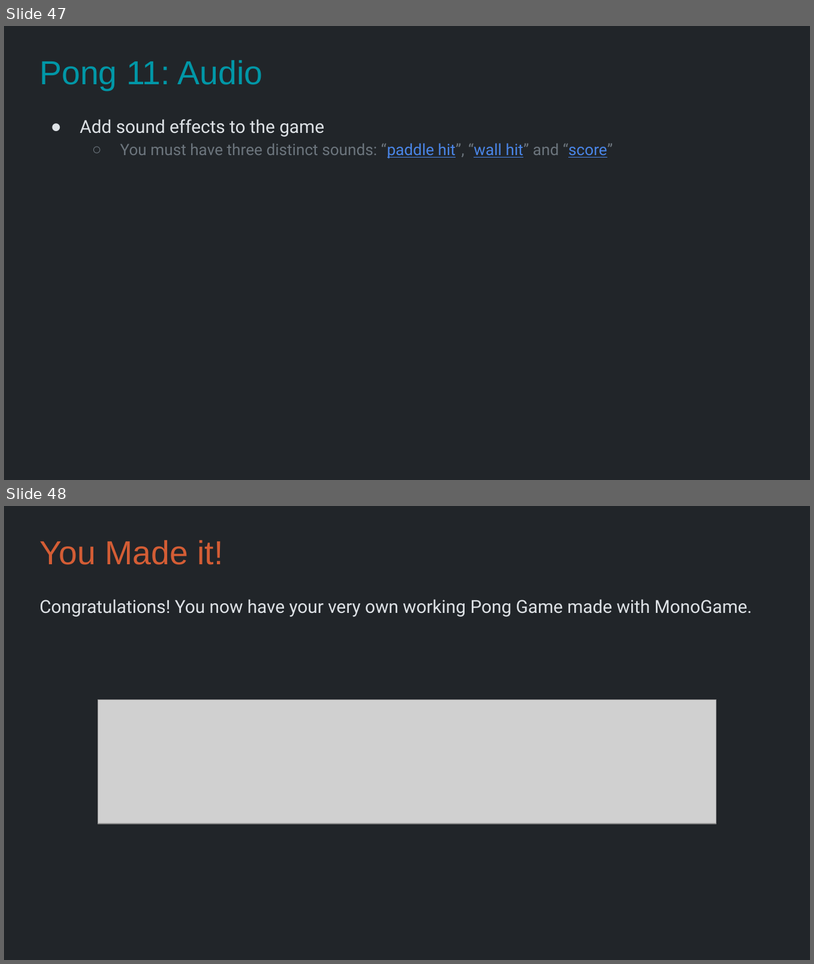
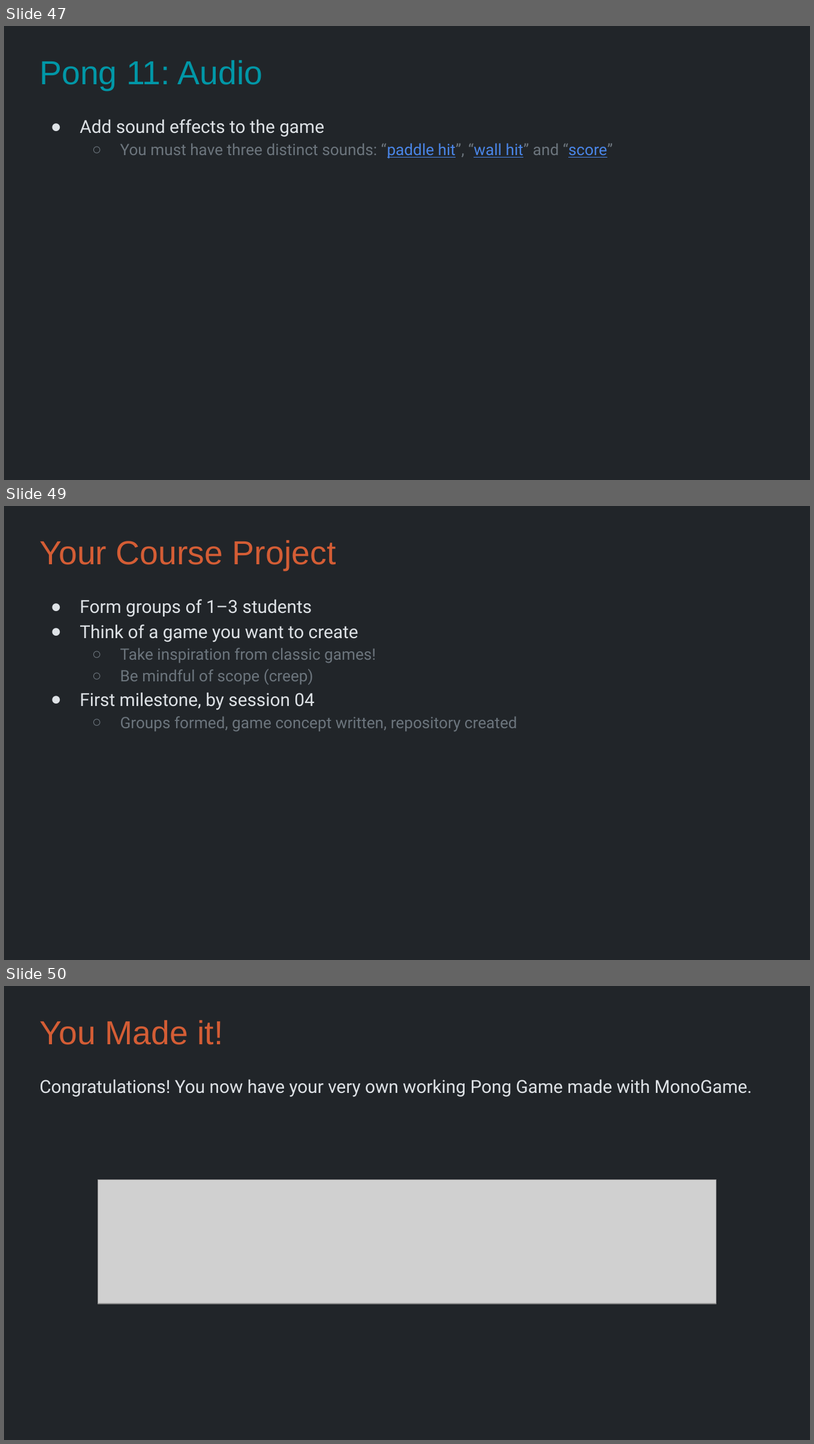
Before and after one commit to Metamate/gar, a slide deck: slides/01 Pong.pptx. Shown one above the other, each under a label of ours: slides 47 and 48 before the commit, slides 47, 49 and 50 after it; the slides between them are not shown. The pictures are 814x964 and 814x1444 pixels, drawn with LibreOffice and Linux fonts; fonts in the diff are those of the drawing; grey boxes stand for pictures. Boxes give left, top, right and bottom in pixels: in the first picture for what was removed or moved away, otherwise in the second. Text is boxed around its words. In the diff, an @@ line names an element or a change of style, - is before the commit and + after.

```diff
--- a/slides/01 Pong.pptx
+++ b/slides/01 Pong.pptx
@@ slide 49 added at box(4, 506, 810, 960), background #212529 @@
@@ title added at box(39, 540, 336, 570), 29.7 pt, text #D45D35 @@
+Your Course Project
@@ text added at box(80, 599, 518, 732), 14 pt, text #6C757D @@
+● Form groups of 1–3 students
+● Think of a game you want to create
+  ○ Take inspiration from classic games!
+  ○ Be mindful of scope (creep)
+● First milestone, by session 04
+  ○ Groups formed, game concept written, repository created
@@ what was slide 48 is now slide 50 @@
```
Also in this commit, not shown: 1 other slide added, 17 other files.
